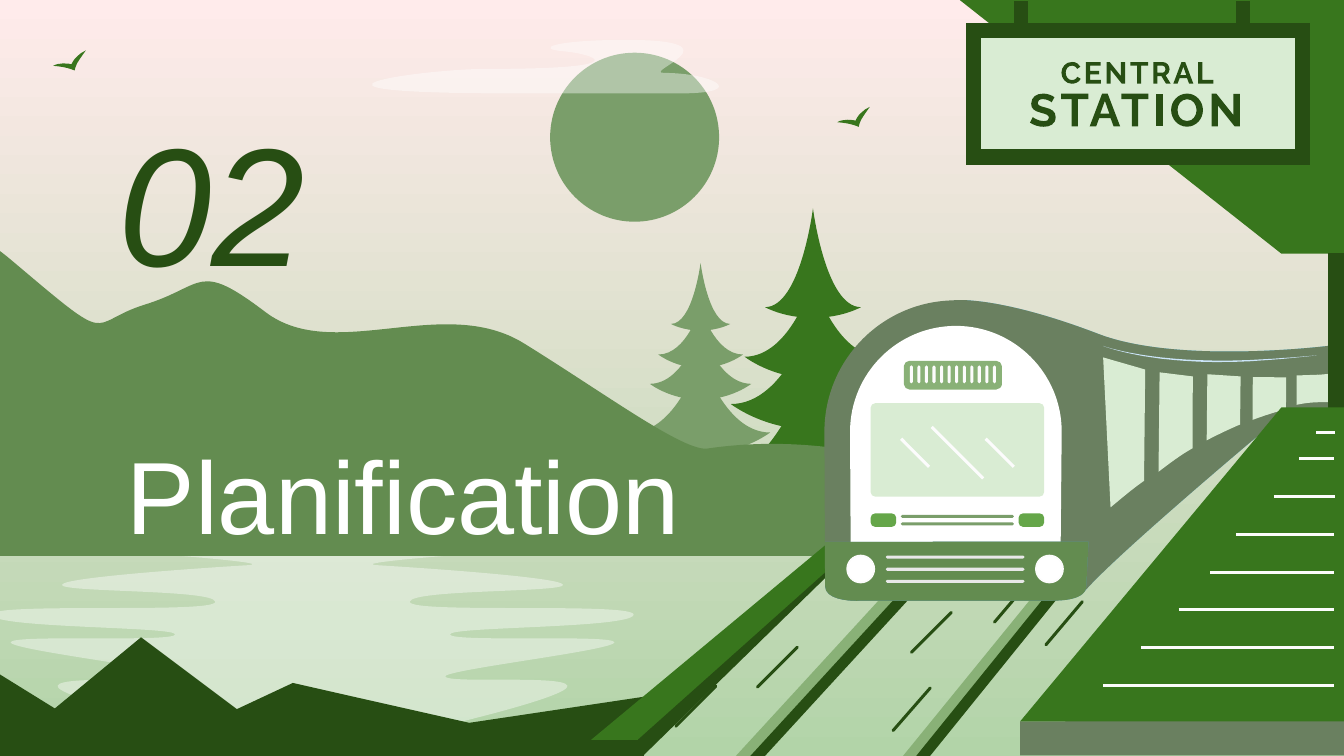
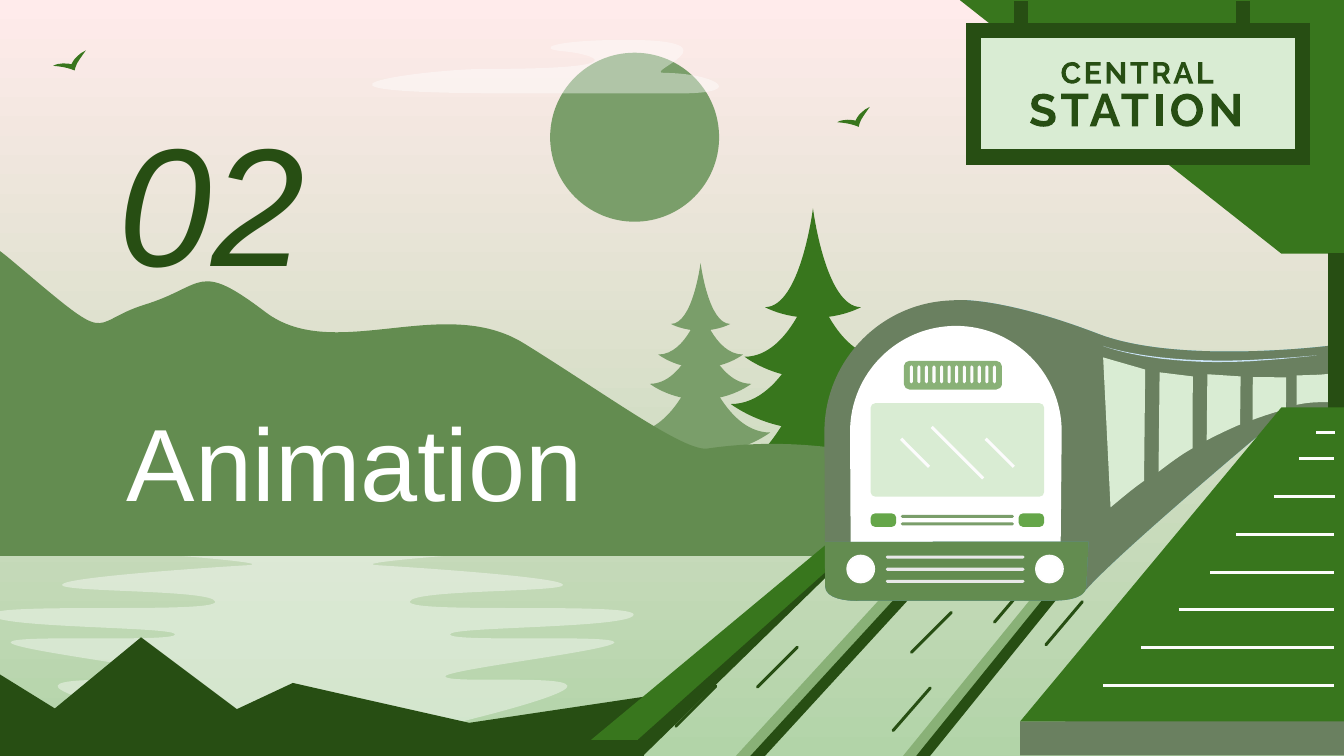
Before and after one commit to Smoother19/MusicAnimation, a slide deck: slide 7 of docs/presentation/PresProto.pptx (slide 5 before the commit). Drawn at 1344x756 pixels with LibreOffice and Linux fonts; fonts in the diff are those of the drawing. Boxes give left, top, right and bottom in pixels: in the first picture for what was removed or moved away, otherwise in the second. Text is boxed around its words. In the diff, an @@ line names an element or a change of style, - is before the commit and + after.

```diff
--- a/docs/presentation/PresProto.pptx
+++ b/docs/presentation/PresProto.pptx
@@ title at box(127, 426, 583, 502): text changed @@
-Planification
+Animation
```
Also in this commit, not shown: 2 other slides changed, 7 slides added, 1 slide removed.
